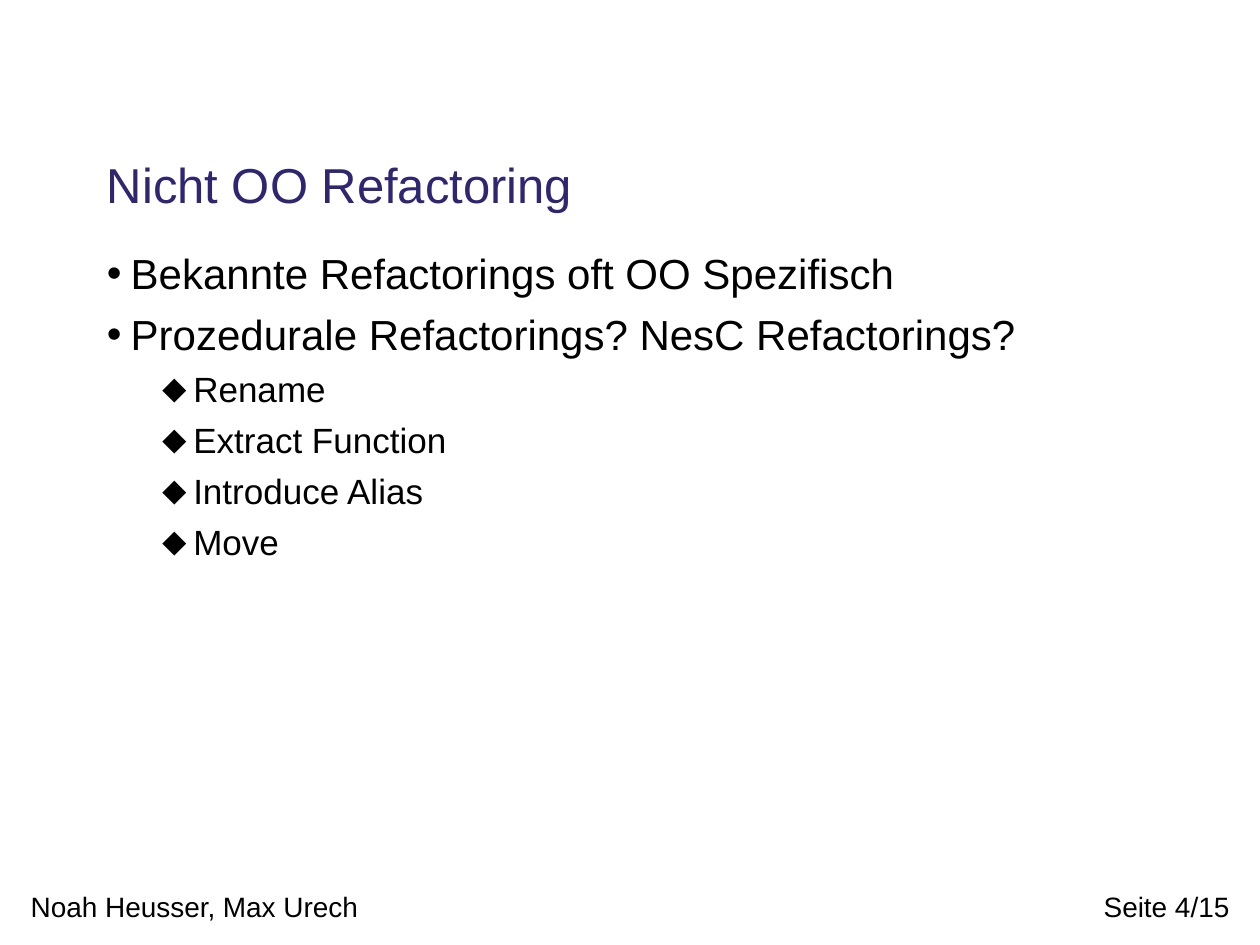
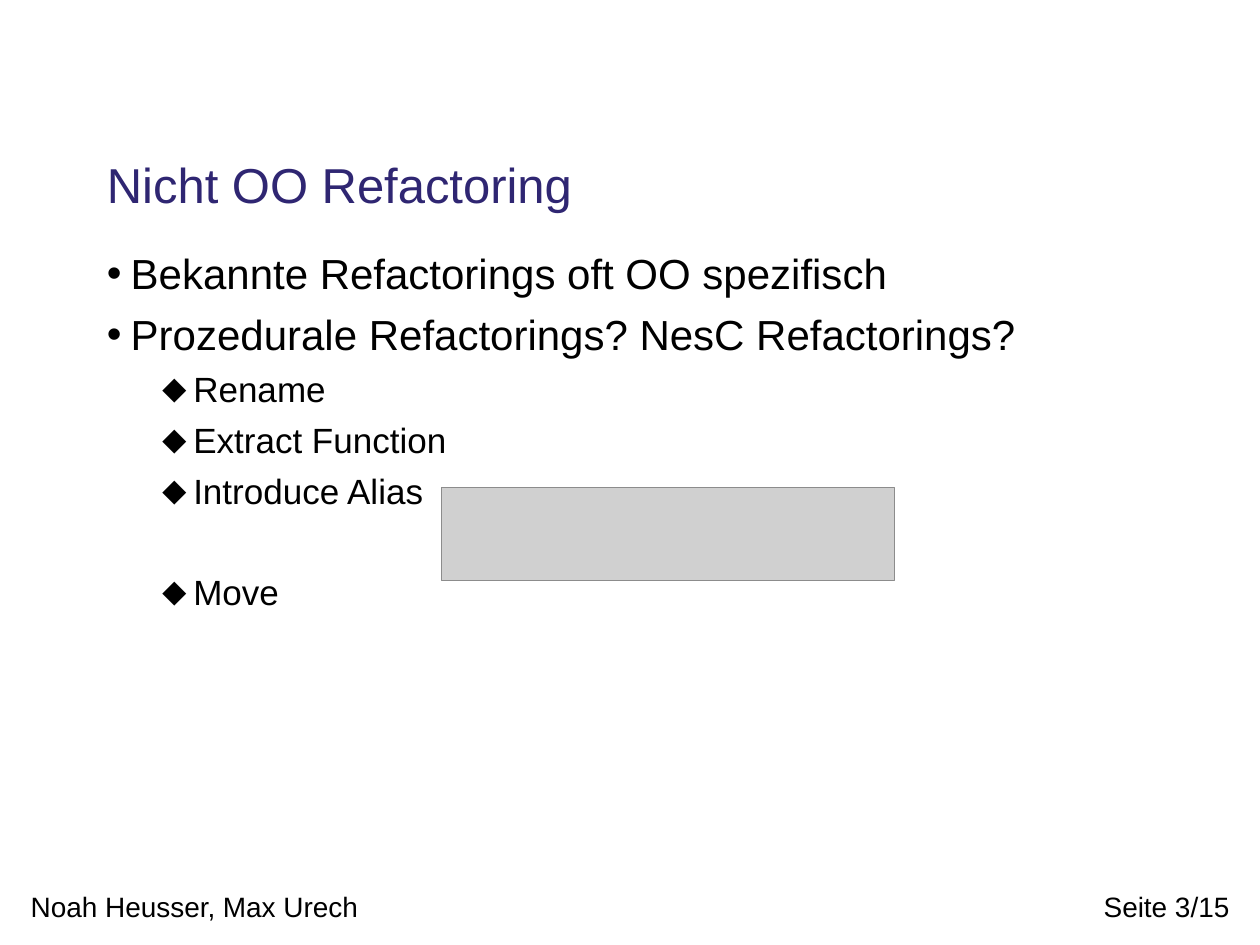
Before and after one commit to phsommer/yeti, a slide deck: slide 3 of TinyOS Refactoring/doc/presentation.odp (slide 4 before the commit). Drawn at 1260x945 pixels with LibreOffice and Linux fonts; fonts in the diff are those of the drawing; grey boxes stand for pictures; background and template pictures are left out. Boxes give left, top, right and bottom in pixels: in the first picture for what was removed or moved away, otherwise in the second. Text is boxed around its words. In the diff, an @@ line names an element or a change of style, - is before the commit and + after.

```diff
--- a/TinyOS Refactoring/doc/presentation.odp
+++ b/TinyOS Refactoring/doc/presentation.odp
@@ text at [131, 258, 886, 298]: text changed @@
-• Bekannte Refactorings oft OO Spezifisch
+• Bekannte Refactorings oft OO spezifisch
@@ picture added at [441, 488, 893, 581] @@
@@ page number at [1104, 896, 1229, 918]: text changed @@
-Seite 4/15
+Seite 3/15
```
Also in this commit, not shown: 3 other slides changed, 2 slides added, 2 slides removed.
